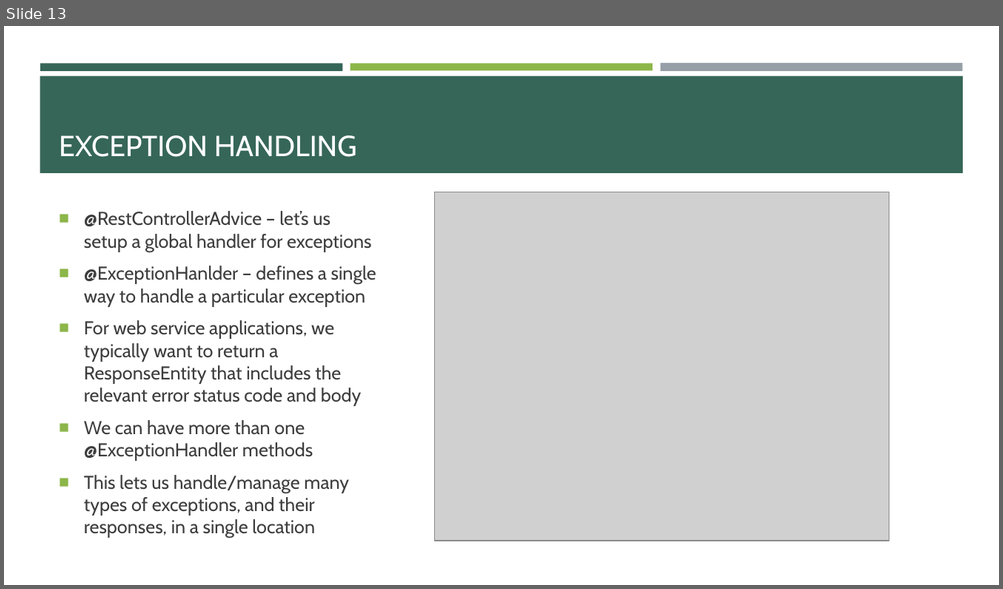
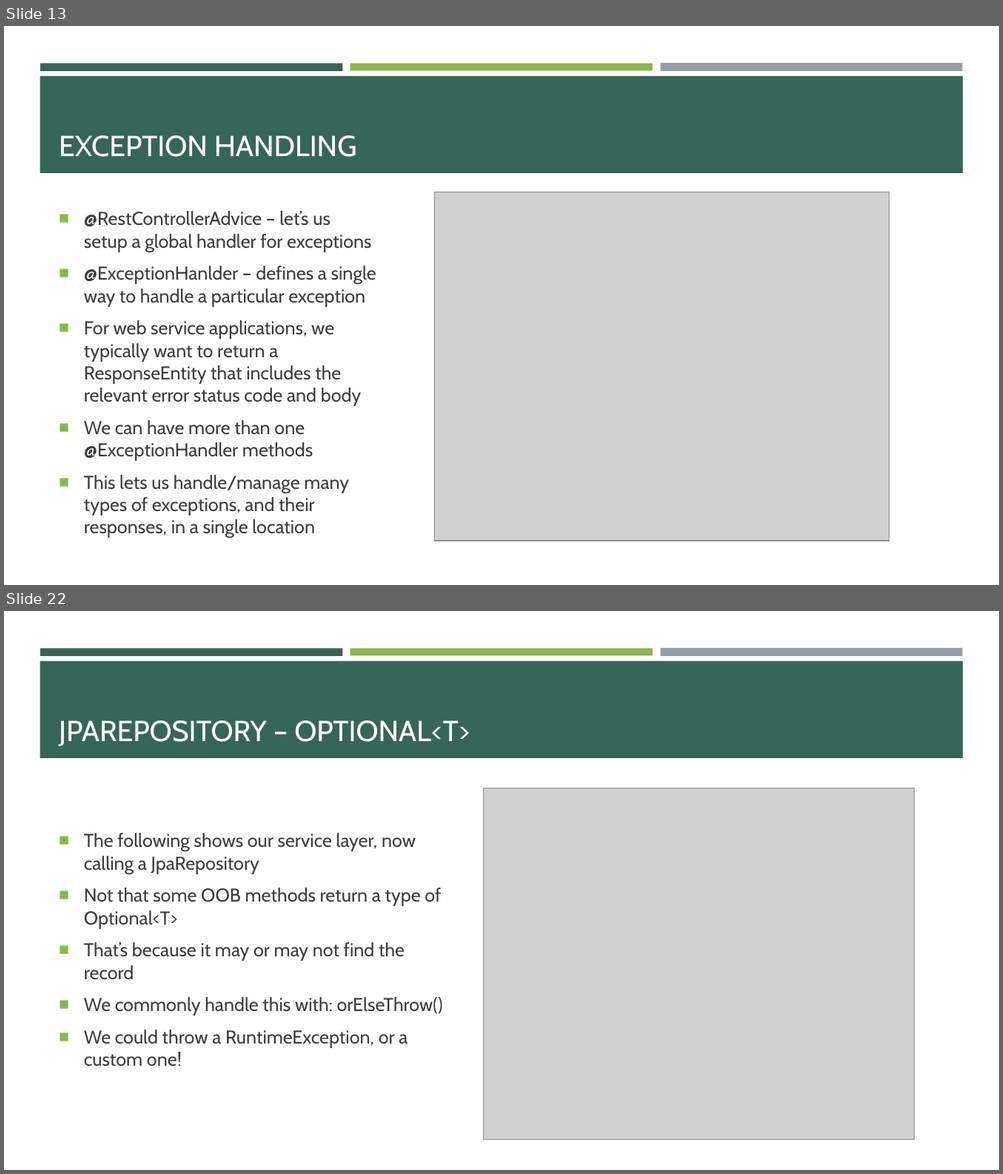
Before and after one commit to e-m-wilson/java-fs, a slide deck: Week_6/02_Hibernate_JPA_&_REST.pptx. Shown one above the other, each under a label of ours: slide 13 before the commit, slides 13 and 22 after it; the slides between them are not shown. The pictures are 1003x589 and 1003x1174 pixels, drawn with LibreOffice and Linux fonts; fonts in the diff are those of the drawing; grey boxes stand for pictures. Boxes give left, top, right and bottom in pixels: in the first picture for what was removed or moved away, otherwise in the second. Text is boxed around its words. In the diff, an @@ line names an element or a change of style, - is before the commit and + after.

```diff
--- a/Week_6/02_Hibernate_JPA_&_REST.pptx
+++ b/Week_6/02_Hibernate_JPA_&_REST.pptx
@@ slide 22 added at (x1=4, y1=611, x2=999, y2=1170), background #FFFFFF; not listed: 4 template elements that a slide beside it also shows @@
@@ title added at (x1=59, y1=721, x2=469, y2=746), 28 pt, text #FFFFFF @@
+JPAREPOSITORY – OPTIONAL<T>
@@ picture added at (x1=484, y1=789, x2=914, y2=1140) @@
@@ text added at (x1=84, y1=833, x2=443, y2=1067), 18 pt, text #3D3D3D @@
+■ The following shows our service layer, now calling a JpaRepository
+■ Not that some OOB methods return a type of Optional<T>
+■ That’s because it may or may not find the record
+■ We commonly handle this with: orElseThrow()
+■ We could throw a RuntimeException, or a custom one!
```
Also in this commit, not shown: 1 slide changed, 18 other slides added, 1 other file.
